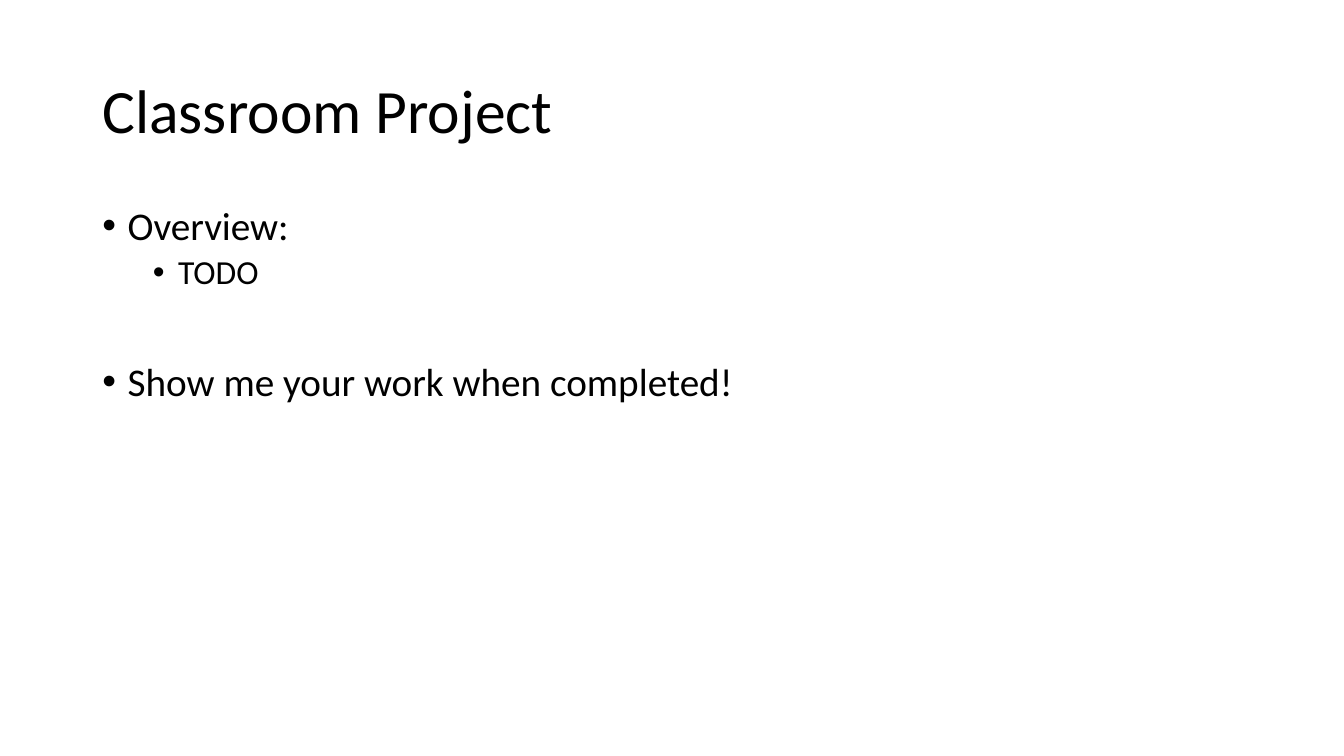
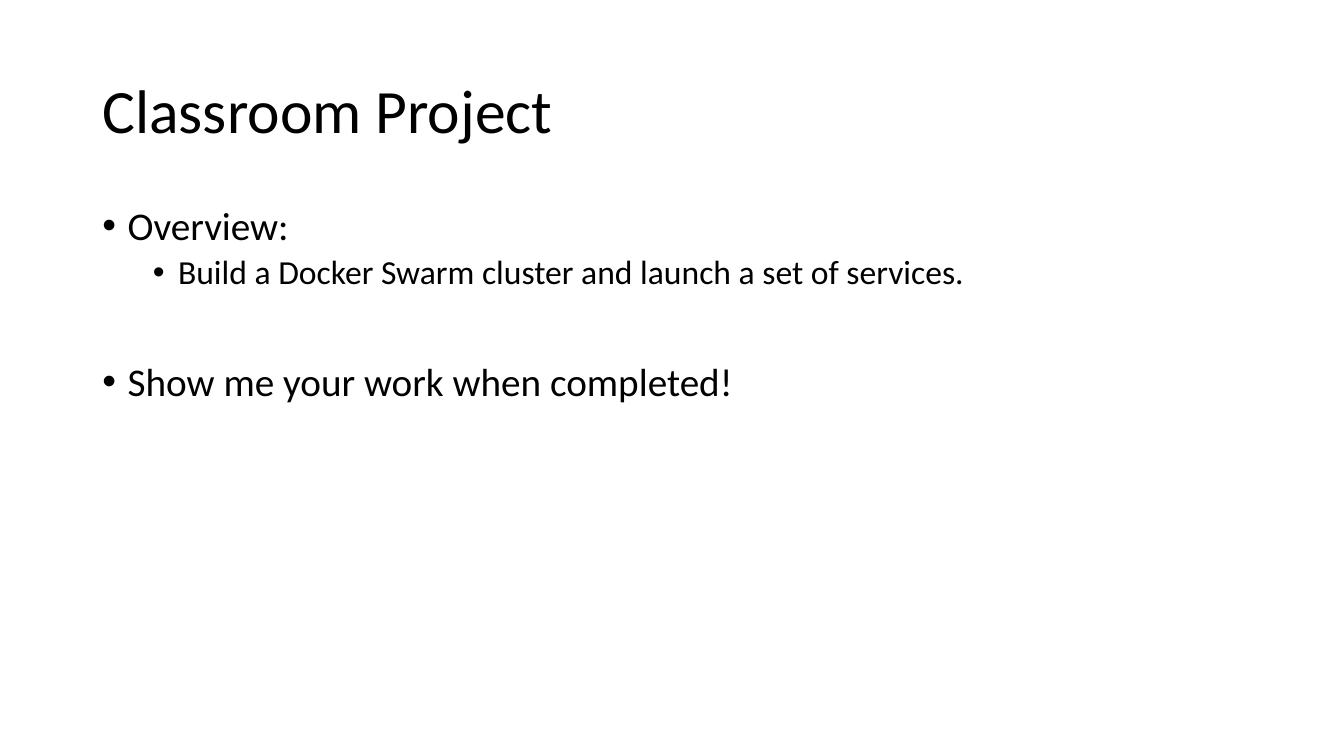
Before and after one commit to jasondbaker/infrastructure-class, a slide deck: slide 7 of lectures/lecture-review-week-13.pptx. Drawn at 1344x756 pixels with LibreOffice and Linux fonts; fonts in the diff are those of the drawing. Boxes give left, top, right and bottom in pixels: in the first picture for what was removed or moved away, otherwise in the second. Text is boxed around its words. In the diff, an @@ line names an element or a change of style, - is before the commit and + after.

Commit message:
update lecture 13

```diff
--- a/lectures/lecture-review-week-13.pptx
+++ b/lectures/lecture-review-week-13.pptx
@@ text at (x1=178, y1=260, x2=963, y2=285): text changed @@
-  • TODO
+  • Build a Docker Swarm cluster and launch a set of services.
```
Also in this commit, not shown: 1 other file.
